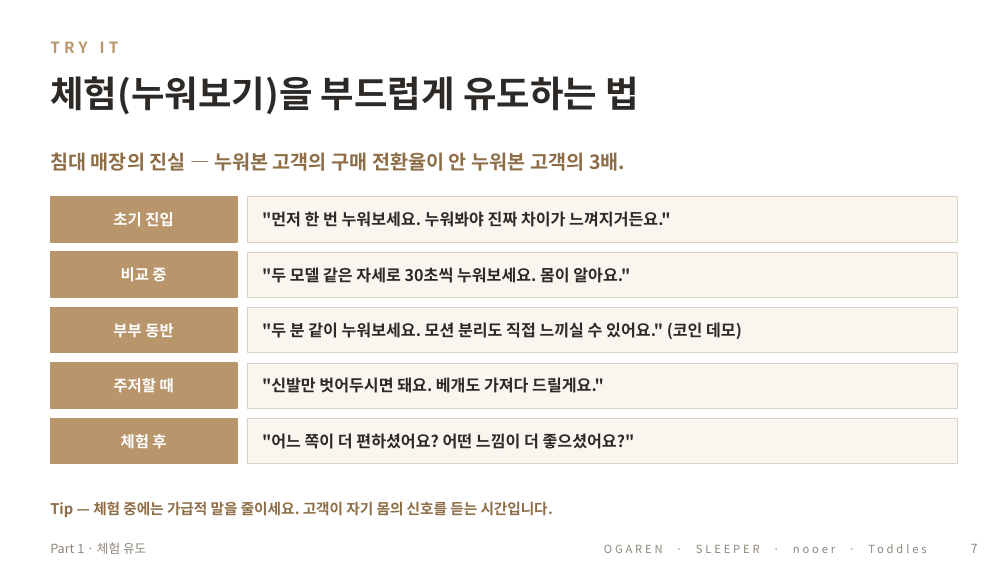
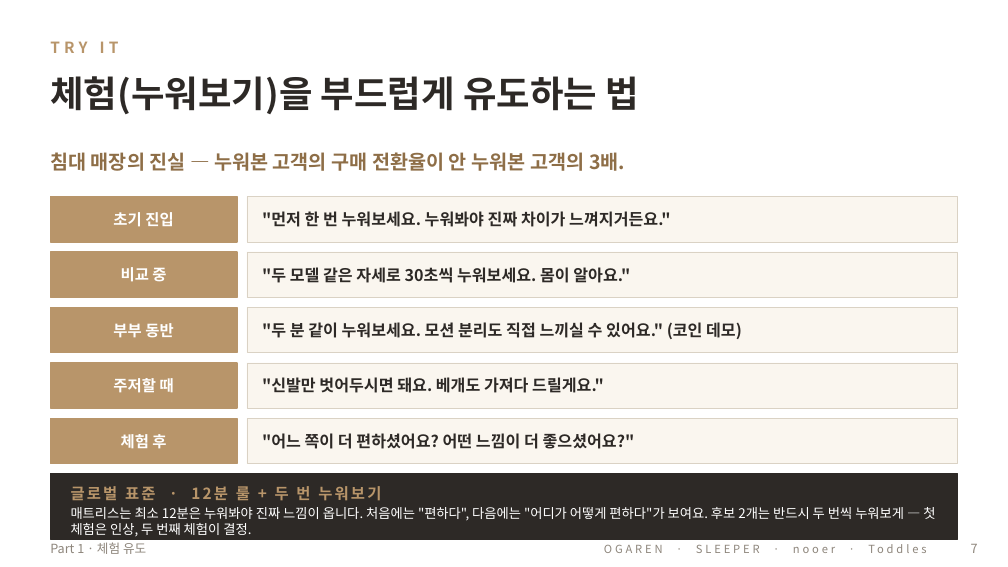
Before and after one commit to david-jung84/ogaren-sales-guide, a slide deck: slide 9 of assets/download/오가렌_세일즈가이드_세션2.pptx. Drawn at 1008x567 pixels with LibreOffice and Linux fonts; fonts in the diff are those of the drawing. Boxes give left, top, right and bottom in pixels: in the first picture for what was removed or moved away, otherwise in the second. Text is boxed around its words. In the diff, an @@ line names an element or a change of style, - is before the commit and + after.

```diff
--- a/assets/download/오가렌_세일즈가이드_세션2.pptx
+++ b/assets/download/오가렌_세일즈가이드_세션2.pptx
@@ rectangle: place and size @@
-rectangle at [50,501,553,517]
+rectangle at [50,474,958,539]
@@ rectangle at [50,474,958,539]: fill none to #2D2926; outline none to #2D2926 1 pt @@
@@ text in rectangle at [50,501,553,517]: text removed @@
-Tip — 체험 중에는 가급적 말을 줄이세요. 고객이 자기 몸의 신호를 듣는 시간입니다.
@@ text added at [71,486,381,501], 11 pt, text #B8956A, bold @@
+글로벌 표준 · 12분 룰 + 두 번 누워보기
@@ text added at [71,507,935,537], 9.5 pt, text #FFFFFF @@
+매트리스는 최소 12분은 누워봐야 진짜 느낌이 옵니다. 처음에는 "편하다", 다음에는 "어디가 어떻게 편하다"가 보여요. 후보 2개는 반드시 두 번씩 누워보게 — 첫 체험은 인상, 두 번째 체험이 결정.
```
Also in this commit, not shown: 3 other slides changed, 12 other files.
